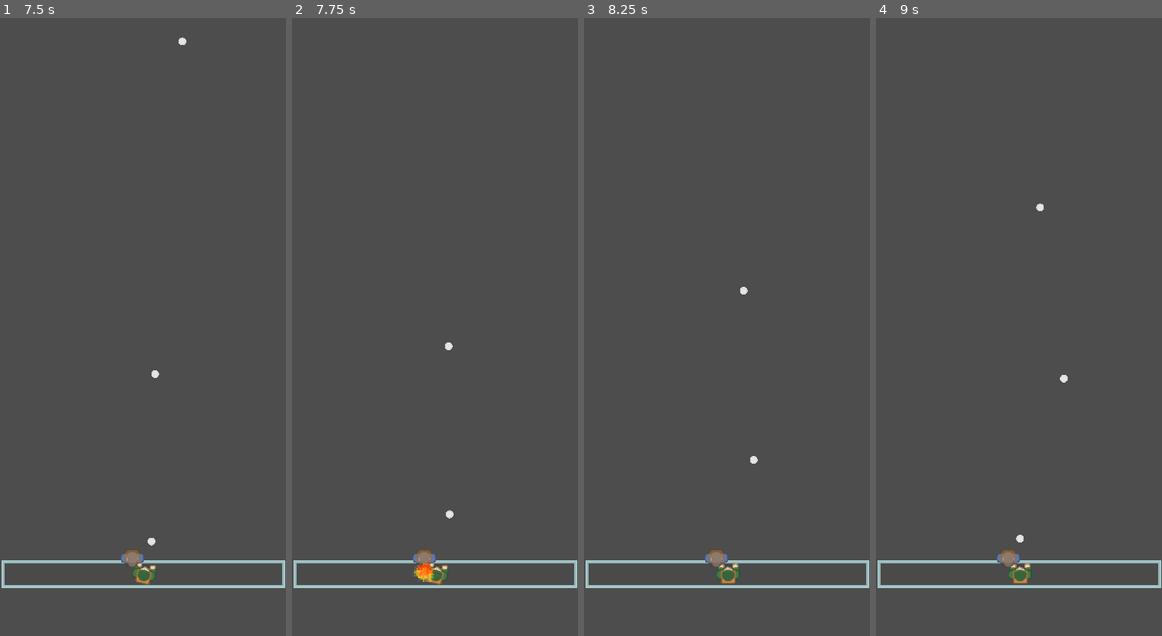
Above: before the commit, frames 1-4 (left to right).
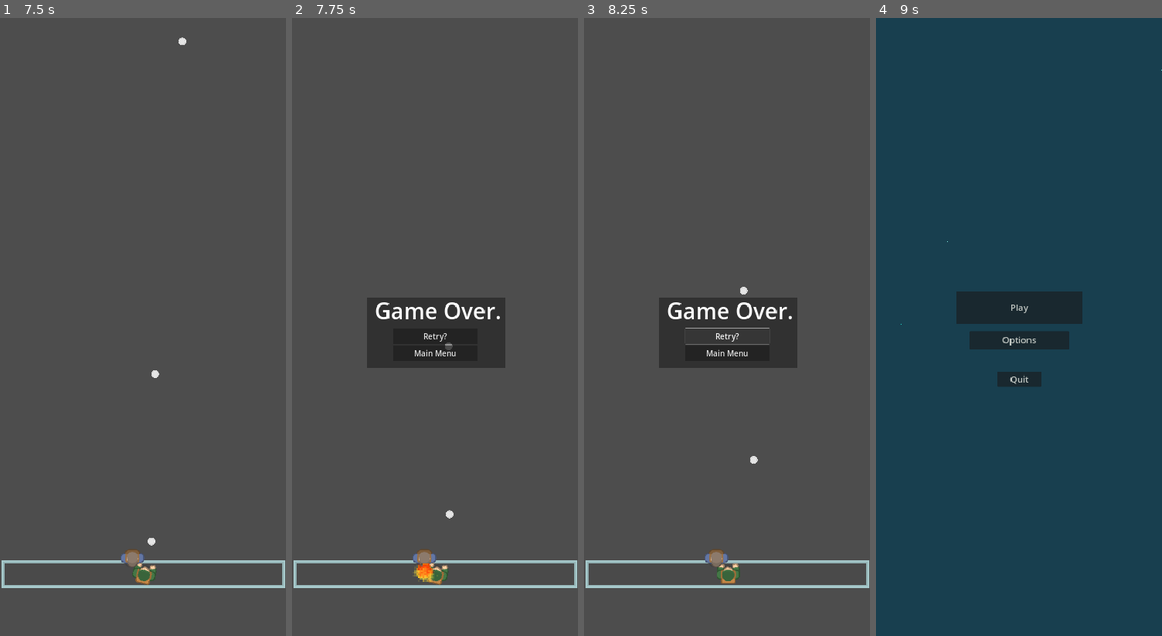
Above: after the commit, the same moments.

Repository: WindWiperStudios/Stationary-Shooter2
Game: Godot game, scene res://Nodes/Scenes/MainMenu.tscn
Two runs of this game, one before a commit and one after it. Both use one fixed random seed, a clock stepped at 60 frames per second and the inputs below.
Inputs (mouse positions are in pixels of both pictures, inside the frame that each line leads up to):
- Up to frame 1 (7.5 s): click "Play" at 0.5 s; tap Enter at 1.25 s; move the mouse to (205, 296) at 1.27 s; press the mouse at (205, 296) at 1.28 s; move the mouse to (85, 357) at 2.02 s; release the mouse at (85, 357) at 2.03 s; click (85, 357) at 2.1 s; move the mouse to (171, 191) at 2.77 s; press the mouse at (171, 191) at 2.78 s; move the mouse to (128, 450) at 3.52 s; release the mouse at (128, 450) at 3.53 s; click (128, 450) at 3.6 s; move the mouse to (228, 419) at 4.27 s; press the mouse at (228, 419) at 4.28 s; move the mouse to (57, 234) at 5.02 s; release the mouse at (57, 234) at 5.03 s; click (57, 234) at 5.1 s; move the mouse to (157, 327) at 5.77 s; press the mouse at (157, 327) at 5.78 s; move the mouse to (100, 172) at 6.52 s; release the mouse at (100, 172) at 6.53 s; click (100, 172) at 6.6 s; move the mouse to (205, 296) at 7.27 s; press the mouse at (205, 296) at 7.28 s
- Up to frame 2 (7.75 s): no input
- Up to frame 3 (8.25 s): release the mouse at (789, 296) at 8 s; click (727, 333) at 8 s, where only the run after the commit has a clickable "Retry?"
- Up to frame 4 (9 s): click (1019, 351) at 8.75 s, where only the run after the commit has a clickable "Main Menu"

Frame 1 is identical in both runs. In frame 2, 5.4% of the frame differs, in the area x 26-75%, y 45-57%; in frame 3, 4.7%; in frame 4, 100%, in the area x 0-100%, y 0-100%.

Commit message:
Made Game Over Scene
Functional game over scene added.

Diff:
--- a/Nodes/Entities/wall.gd
+++ b/Nodes/Entities/wall.gd
@@ -13,6 +13,7 @@
 
 func WallHealthZero():
 	#Display game over screen
+	$"../GameOver".visible = true
 	print("Wall has 0 health.")
 	#Temporarily setting health back for testing
-	healthComponent.curHealth = healthComponent.maxHealth
+	#healthComponent.curHealth = healthComponent.maxHealth
--- /dev/null
+++ b/Nodes/Scenes/GameOver.gd
@@ -0,0 +1,14 @@
+extends Control
+
+
+
+
+
+func _on_retry_button_pressed():
+	# Restarts level
+	pass
+
+func _on_main_menu_button_pressed()-> void:
+	# Returns User to Main Menu
+	var mainMenuScene = load("res://Nodes/Scenes/MainMenu.tscn")
+	get_tree().change_scene_to_packed(mainMenuScene)
--- /dev/null
+++ b/Nodes/Scenes/game_over.tscn
@@ -0,0 +1,61 @@
+[gd_scene load_steps=2 format=3 uid="uid://b441fuw5naeql"]
+
+[ext_resource type="Script" path="res://Nodes/Scenes/GameOver.gd" id="1_ymjvp"]
+
+[node name="GameOver" type="Control"]
+layout_mode = 3
+anchors_preset = 15
+anchor_right = 1.0
+anchor_bottom = 1.0
+grow_horizontal = 2
+grow_vertical = 2
+script = ExtResource("1_ymjvp")
+
+[node name="ColorRect" type="ColorRect" parent="."]
+layout_mode = 1
+anchors_preset = 8
+anchor_left = 0.5
+anchor_top = 0.5
+anchor_right = 0.5
+anchor_bottom = 0.5
+offset_left = -308.0
+offset_top = -131.0
+offset_right = 316.0
+offset_bottom = 183.0
+grow_horizontal = 2
+grow_vertical = 2
+color = Color(0, 0, 0, 0.360784)
+
+[node name="Label" type="Label" parent="."]
+layout_mode = 2
+offset_left = 343.0
+offset_top = 1247.0
+offset_right = 941.0
+offset_bottom = 1387.0
+grow_horizontal = 2
+grow_vertical = 2
+theme_override_font_sizes/font_size = 100
+text = " Game Over."
+
+[node name="RetryButton" type="Button" parent="."]
+layout_mode = 2
+offset_left = 453.0
+offset_top = 1396.0
+offset_right = 831.0
+offset_bottom = 1465.0
+size_flags_horizontal = 4
+theme_override_font_sizes/font_size = 35
+text = "Retry?"
+
+[node name="MainMenuButton" type="Button" parent="."]
+layout_mode = 2
+offset_left = 452.0
+offset_top = 1473.0
+offset_right = 831.0
+offset_bottom = 1542.0
+size_flags_horizontal = 4
+theme_override_font_sizes/font_size = 35
+text = "Main Menu"
+
+[connection signal="pressed" from="RetryButton" to="." method="_on_retry_button_pressed"]
+[connection signal="pressed" from="MainMenuButton" to="." method="_on_main_menu_button_pressed"]
--- a/Nodes/Scenes/playscreen.tscn
+++ b/Nodes/Scenes/playscreen.tscn
@@ -6,6 +6,7 @@
 [ext_resource type="PackedScene" uid="uid://dlggcn5mm35ab" path="res://Nodes/Scenes/level_test.tscn" id="4_kdkwj"]
 [ext_resource type="PackedScene" uid="uid://bv38vcoyhh1rt" path="res://Nodes/Scenes/level_1.tscn" id="5_816m6"]
 [ext_resource type="PackedScene" uid="uid://bcpien4ljamb0" path="res://Nodes/Scenes/level_2.tscn" id="6_755ed"]
+[ext_resource type="PackedScene" uid="uid://b441fuw5naeql" path="res://Nodes/Scenes/game_over.tscn" id="7_kwm02"]
 
 [node name="Playscreen" type="MarginContainer"]
 anchors_preset = 15
@@ -25,3 +26,7 @@
 [node name="EnemySpanwer" parent="." instance=ExtResource("3_h2kmg")]
 position = Vector2(646, -378)
 levels = Array[PackedScene]([ExtResource("4_kdkwj"), ExtResource("5_816m6"), ExtResource("6_755ed")])
+
+[node name="GameOver" parent="." instance=ExtResource("7_kwm02")]
+visible = false
+layout_mode = 2
Not shown: 1 places in Nodes/Scenes/playscreen.tscn that only renumber resources
